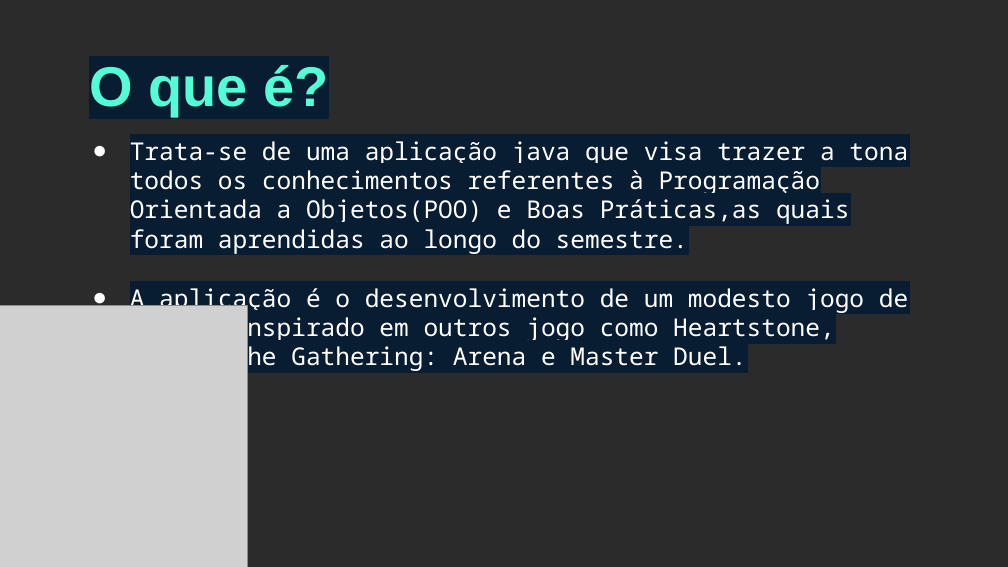
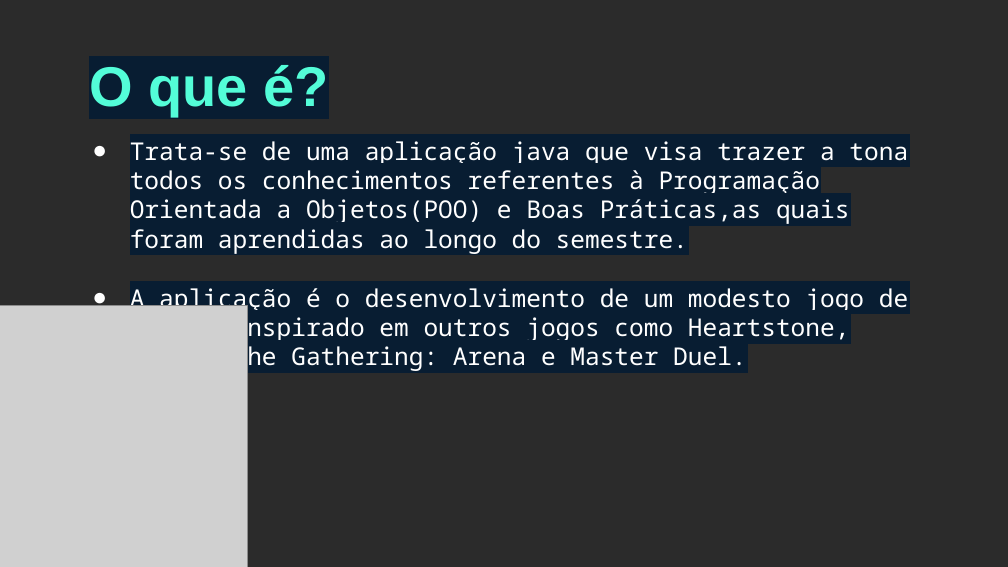
Before and after one commit to SW-Engineering-Courses-Karina-Kohl/tcp-20252-final-grupo-08, a slide deck: slide 2 of Etapa02 - docs/INF01120_grupo08_Etapa2_Slides.pptx. Drawn at 1008x567 pixels with LibreOffice and Linux fonts; fonts in the diff are those of the drawing; grey boxes stand for pictures; background and template pictures are left out; a plain dark background stands for a picture behind light text. Boxes give left, top, right and bottom in pixels: in the first picture for what was removed or moved away, otherwise in the second. Text is boxed around its words. In the diff, an @@ line names an element or a change of style, - is before the commit and + after.

Commit message:
Add files via upload
com plural

```diff
--- a/Etapa02 - docs/INF01120_grupo08_Etapa2_Slides.pptx
+++ b/Etapa02 - docs/INF01120_grupo08_Etapa2_Slides.pptx
@@ text at (130,288,908,372): text changed @@
-● A aplicação é o desenvolvimento de um modesto jogo de cartas inspirado em outros jogo como Heartstone, Magic! The Gathering: Arena e Master Duel.
+● A aplicação é o desenvolvimento de um modesto jogo de cartas inspirado em outros jogos como Heartstone, Magic! The Gathering: Arena e Master Duel.
```
